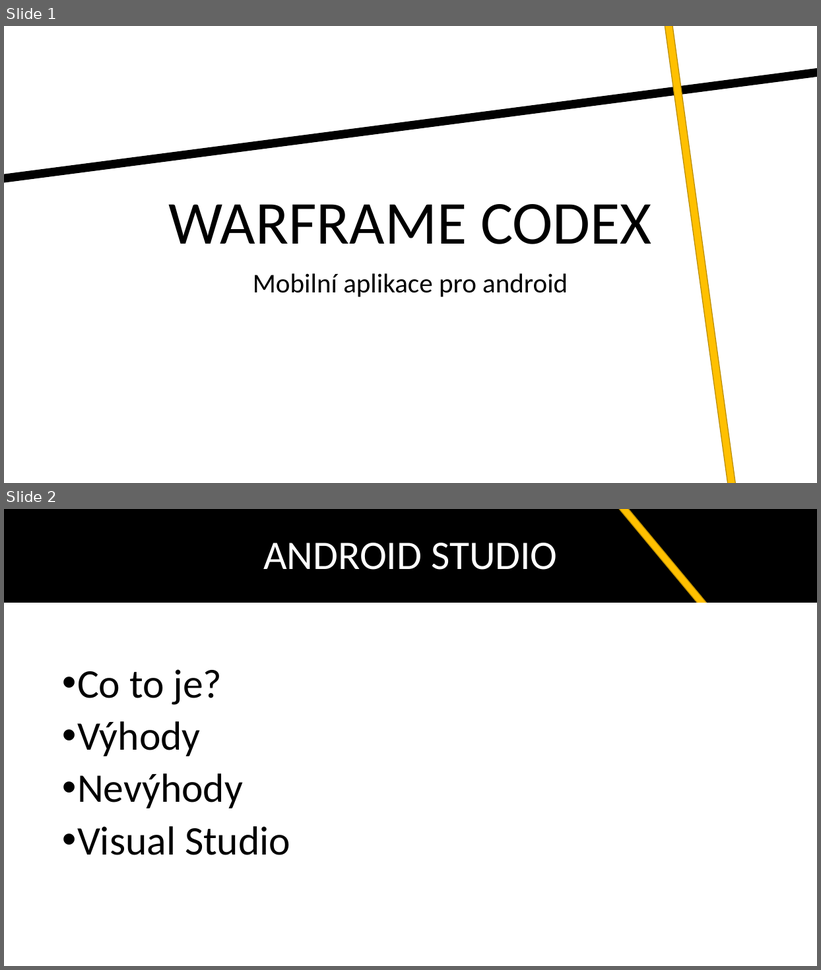
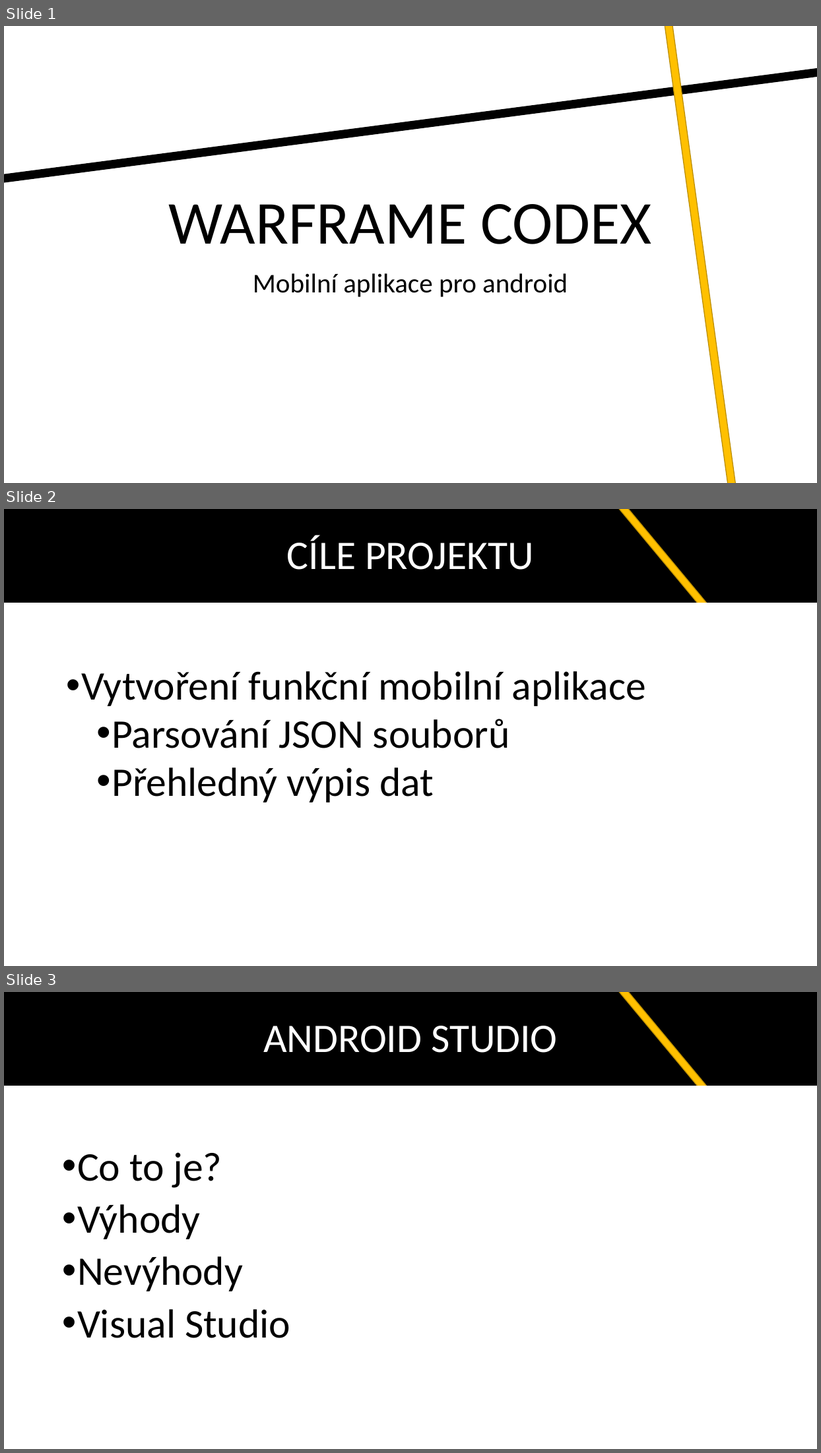
Before and after one commit to it1508/zaverecny, a slide deck: Warframe Codex.pptx. Shown one above the other, each under a label of ours: slides 1 and 2 before the commit, slides 1, 2 and 3 after it. The pictures are 821x970 and 821x1453 pixels, drawn with LibreOffice and Linux fonts; fonts in the diff are those of the drawing. Boxes give left, top, right and bottom in pixels: in the first picture for what was removed or moved away, otherwise in the second. Text is boxed around its words. In the diff, an @@ line names an element or a change of style, - is before the commit and + after.

```diff
--- a/Warframe Codex.pptx
+++ b/Warframe Codex.pptx
@@ slide 2 added at (4,509,817,966), background #FFFFFF @@
@@ rectangle added at (4,509,817,603), fill #000000, 48 pt, text #FFFFFF @@
+CÍLE PROJEKTU
@@ rectangle added at (514,509,711,613), fill #FFC000, outline #BD8E00 1 pt @@
@@ rectangle added at (4,603,817,613), fill #FFFFFF, outline #FFFFFF 1 pt @@
@@ text added at (81,671,646,803), 48 pt, text #000000 @@
+• Vytvoření funkční mobilní aplikace
+  • Parsování JSON souborů
+  • Přehledný výpis dat
@@ what was slide 2 is now slide 3 @@
```
Also in this commit, not shown: 1 slide changed.
